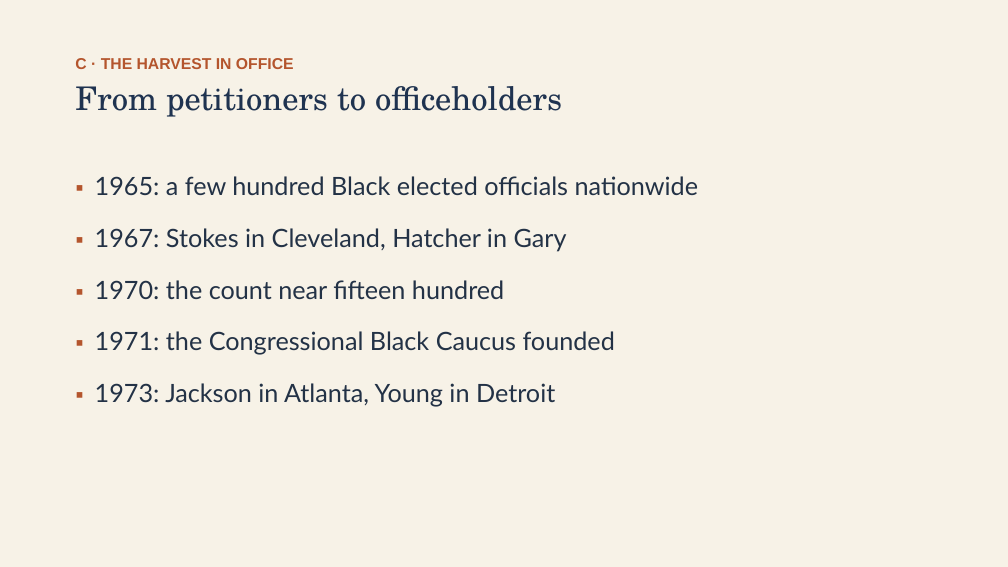
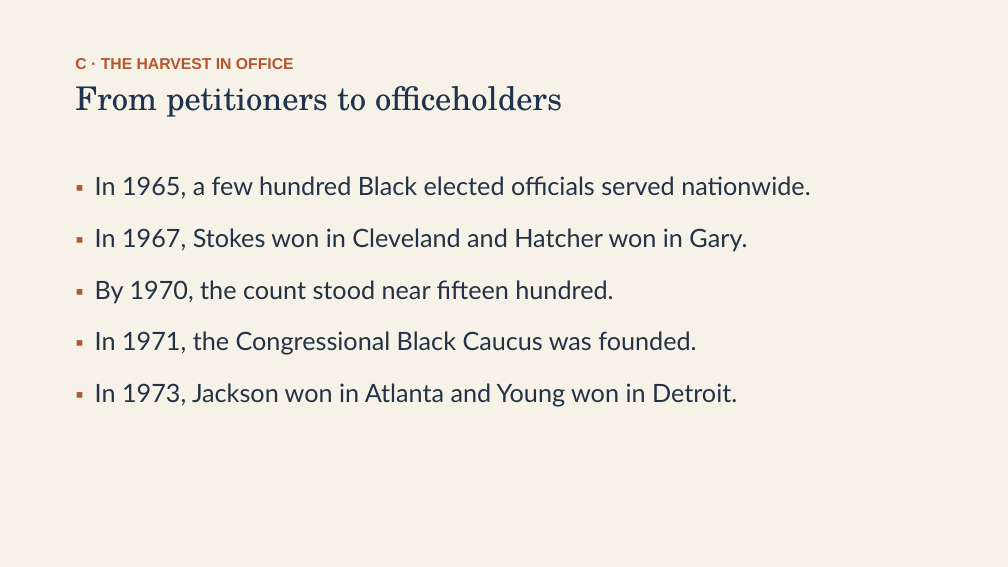
Before and after one commit to ab17gthb/humanities-curriculum-group, a slide deck: slide 9 of civil-rights/lesson-08/lesson-08-slides.pptx. Drawn at 1008x567 pixels with LibreOffice and Linux fonts; fonts in the diff are those of the drawing. Boxes give left, top, right and bottom in pixels: in the first picture for what was removed or moved away, otherwise in the second. Text is boxed around its words. In the diff, an @@ line names an element or a change of style, - is before the commit and + after.

```diff
--- a/civil-rights/lesson-08/lesson-08-slides.pptx
+++ b/civil-rights/lesson-08/lesson-08-slides.pptx
@@ text at (x1=95, y1=176, x2=810, y2=406): text changed @@
-▪ 1965: a few hundred Black elected officials nationwide
-▪ 1967: Stokes in Cleveland, Hatcher in Gary
-▪ 1970: the count near fifteen hundred
-▪ 1971: the Congressional Black Caucus founded
-▪ 1973: Jackson in Atlanta, Young in Detroit
+▪ In 1965, a few hundred Black elected officials served nationwide.
+▪ In 1967, Stokes won in Cleveland and Hatcher won in Gary.
+▪ By 1970, the count stood near fifteen hundred.
+▪ In 1971, the Congressional Black Caucus was founded.
+▪ In 1973, Jackson won in Atlanta and Young won in Detroit.
```
Also in this commit, not shown: 7 other slides changed, 6 other files.
